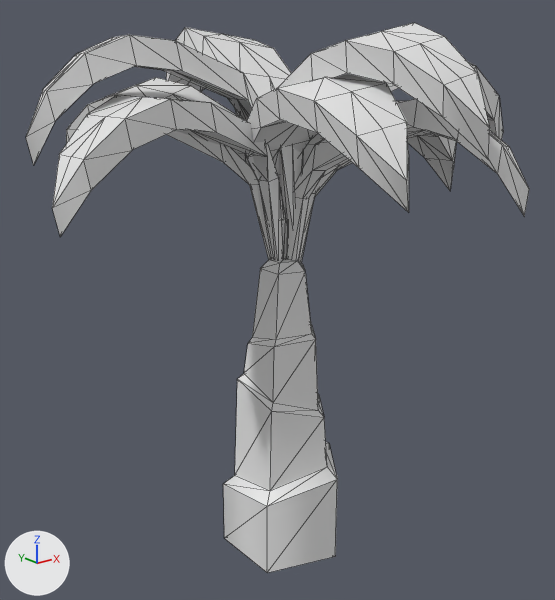
The FBX model Vrij_II/Assets/06_Models/Palm tree 1.fbx, before and after one commit.
Camera for both pictures: a camera (50 mm lens) standing at (14.07, -26.92, 3.18) and looking at (16.97, -23.29, 1.73). Arrows for +X, +Y and +Z are at lower left; the lights stay in place. Mesh edges are drawn as thin lines. Where no turn or scale is listed for an object, it has been applied to the vertices.

Objects in the first picture: 'palm tree'.
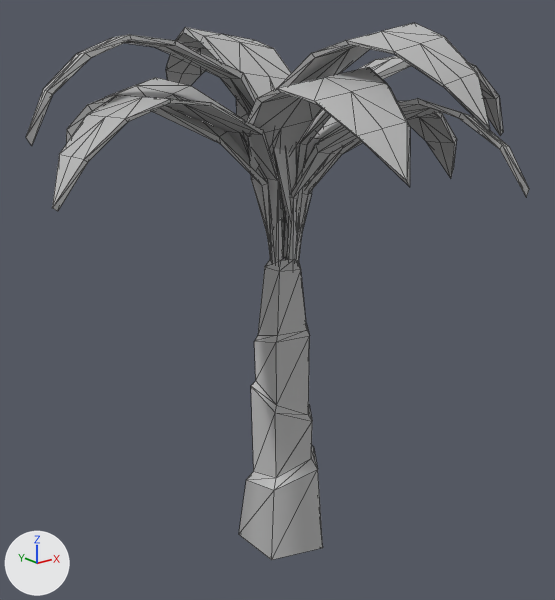
The newer file is also turned or shifted as a whole; pictures and numbers use the older file's frame.

Where the change shows, as pixel boxes [x1, y1, x2, y2] in the pictures (555 x 600 px; the box of a moved part takes in the faces that stretch with it):
'palm tree', reshaped
    before: [26, 23, 529, 573]
    after: [26, 23, 529, 560]
part 1 of me_mesh, rebuilt (26% narrower)
    before: [223, 257, 337, 573]
    after: [239, 257, 323, 560]
part 2 of me_mesh, moved or reshaped
    before: [26, 27, 529, 263]
    after: [26, 27, 529, 267]
part 3 of me_mesh, recoloured (white to grey)
    both: [27, 23, 529, 260]

The change, as a diff of the scene's bpy script:
```diff
--- a/Vrij_II/Assets/06_Models/Palm tree 1.fbx.py
+++ b/Vrij_II/Assets/06_Models/Palm tree 1.fbx.py
@@ mat_lambert1 @@
+mat_lambert1 = principled_material('lambert1')
+mat_lambert1.base_color = (0.5, 0.5, 0.5)  # grey #bcbcbc
@@ me_mesh @@
 me_mesh.from_pydata(...)  # 492 vertices, 940 faces; spans x -1.45..1.47, y -1.36..1.4, z 0.0..3.36
 # used by ob_palm_tree; location = (16.984, -23.341, 0.022)
+# me_mesh part 1: the loose piece of 52 vertices spanning x -0.33..0.41, y -0.39..0.39, z 0.0..1.99 is rebuilt with 52 vertices and now spans x -0.23..0.34, y -0.27..0.33, z 0.0..1.99, in mat_lambert1 (grey #bcbcbc)
+# me_mesh part 2
+# 26 vertices in x -1.42..1.29, y -1.22..1.02, z 2.32..3.12 move by (0.0, 0.0, 0.13)
+# 19 vertices in x -0.83..1.35, y -1.35..1.18, z 2.4..3.17 move by (0.0, 0.0, 0.12)
+# 15 vertices in x -1.24..0.73, y -1.24..1.39, z 2.34..3.21 move by (0.0, 0.0, 0.11)
+# 7 vertices in x -0.52..0.26, y -0.8..-0.47, z 2.88..3.19 move by (0.0, -0.01, 0.13)
+# 5 vertices in x -0.23..0.24, y -0.51..-0.08, z 2.67..3.14 move by (0.0, -0.02, 0.12)
+# 5 vertices in x -0.47..0.09, y -0.87..1.25, z 2.83..3.15 move by (0.0, -0.01, 0.12)
+# 113 vertices move from x -1.35..1.45, y -1.19..1.24, z 2.27..3.15 to x -1.35..1.45, y -1.19..1.24, z 2.35..3.26
+# me_mesh part 3: 840 faces spanning x -1.45..1.47, y -1.36..1.4, z 1.79..3.36 switch from no material to mat_lambert1 (grey #bcbcbc)
```
